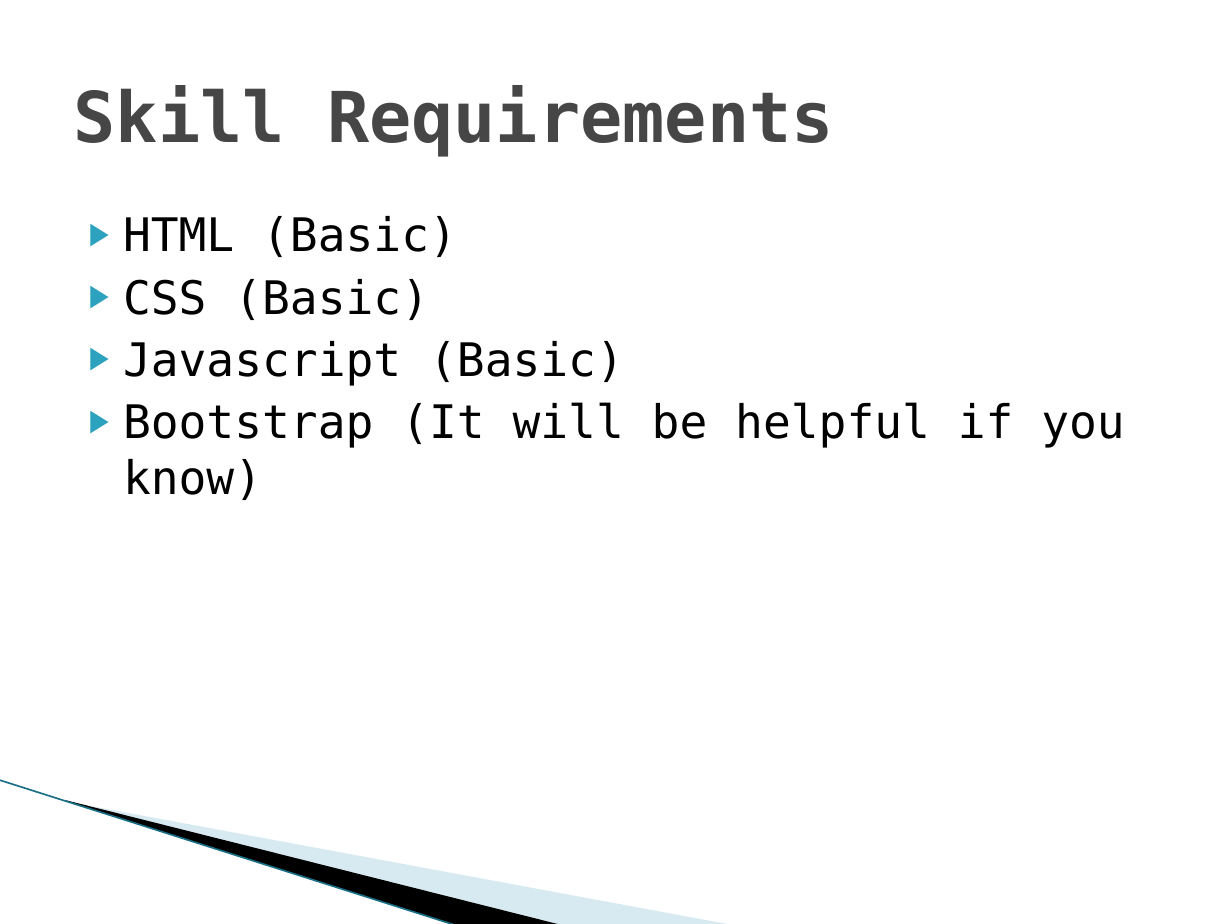
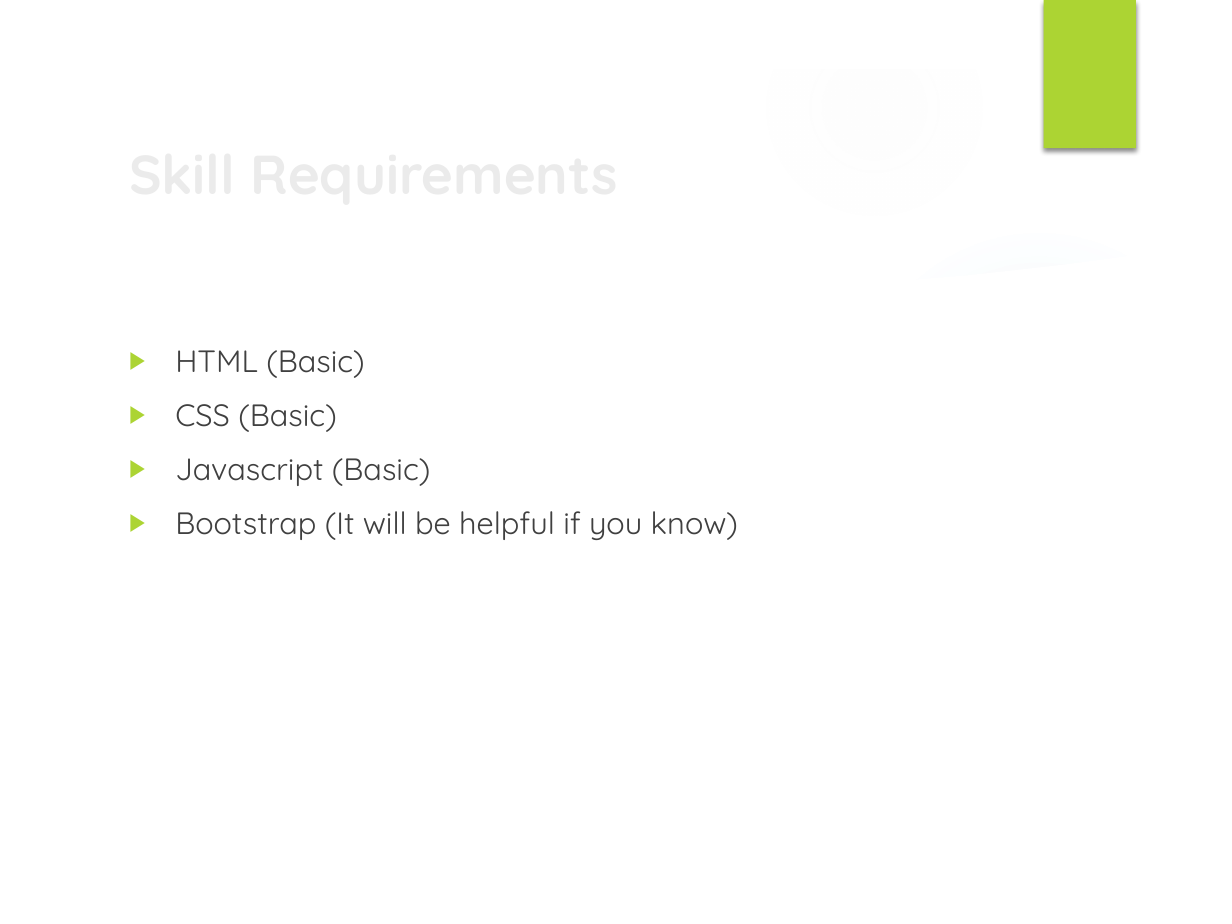
Before and after one commit to faisal2410/php_b2, a slide deck: slide 7 of 1_What_is_PHP.pptx. Drawn at 1232x924 pixels with LibreOffice and Linux fonts; fonts in the diff are those of the drawing; background and template pictures are left out. Boxes give left, top, right and bottom in pixels: in the first picture for what was removed or moved away, otherwise in the second. Text is boxed around its words. In the diff, an @@ line names an element or a change of style, - is before the commit and + after.

```diff
--- a/1_What_is_PHP.pptx
+++ b/1_What_is_PHP.pptx
@@ group added at (x1=0, y1=0, x2=1232, y2=924): 4 ellipses, 2 freeform shapes @@
@@ rectangle added at (x1=1044, y1=0, x2=1136, y2=148), fill #ACD433 @@
@@ title "Skill Requirements" moved from (x1=74, y1=85, x2=834, y2=157) to (x1=117, y1=124, x2=972, y2=221) @@
@@ title "Skill Requirements" at (x1=117, y1=124, x2=972, y2=221): size 41 to 32 pt, font DejaVu Sans Mono to Quicksand, text colour #464646 to #EBEBEB @@
@@ text "HTML (Basic)" moved from (x1=123, y1=216, x2=1124, y2=500) to (x1=175, y1=350, x2=738, y2=540) @@
@@ text "HTML (Basic)" at (x1=175, y1=350, x2=738, y2=540): size 27 to 18 pt, font DejaVu Sans Mono to Quicksand, text colour #000000 to #404040; indent changed; more space between paragraphs; bullet colour #2DA2BF to #ACD433 @@
@@ freeform shape removed at (x1=96, y1=674, x2=609, y2=869) @@
@@ freeform shape removed at (x1=0, y1=780, x2=505, y2=893) @@
@@ line removed from (0, 780) to (457, 924) @@
```
Also in this commit, not shown: 8 other slides changed, 12 other files.
